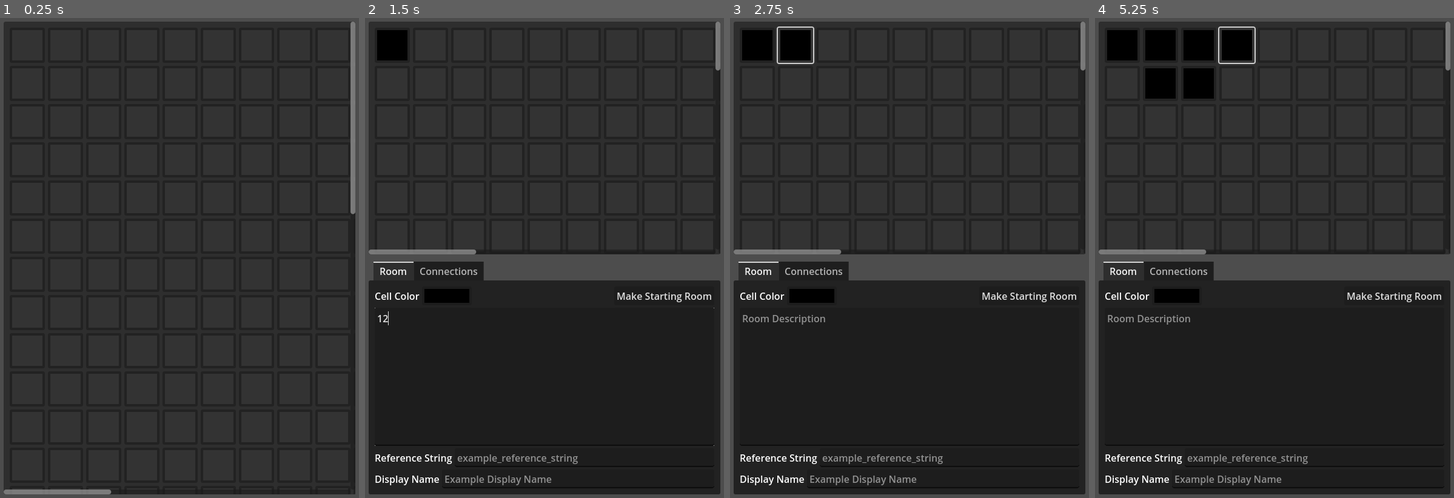
Above: before the commit, frames 1-4 (left to right).
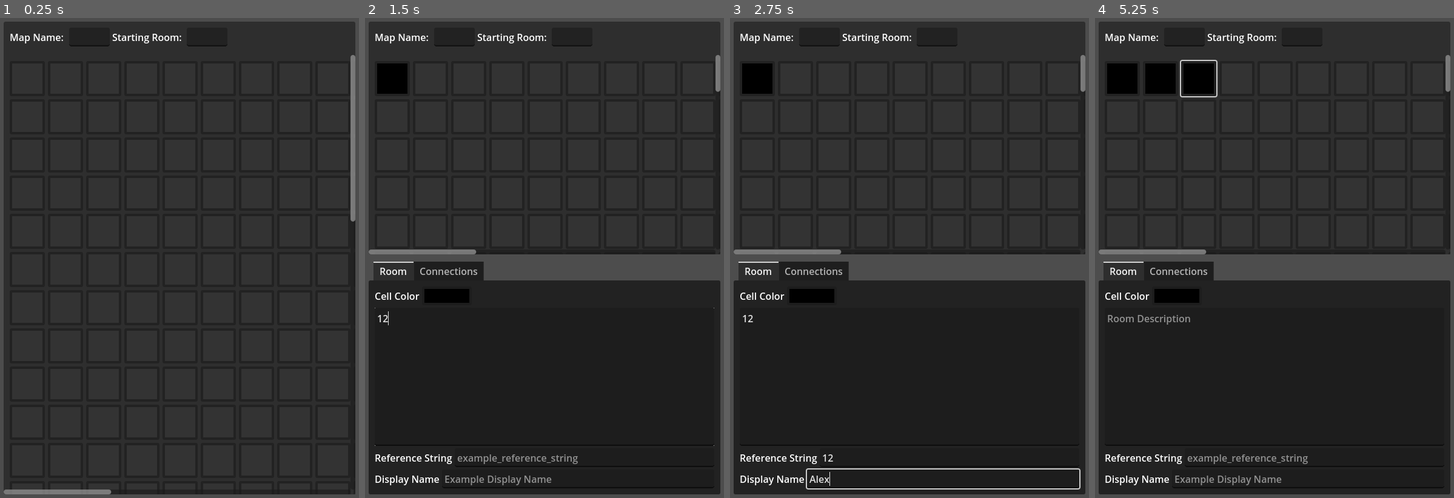
Above: after the commit, the same moments.

Repository: SashaMkrv/godot-4.2.1-text-adventure
Game: Godot game, scene res://NavigationOnly/Scenes/MapEditor.tscn
Two runs of this game, one before a commit and one after it. Both use one fixed random seed, a clock stepped at 60 frames per second and the inputs below. This scene is started directly instead of the project's main scene.
Inputs (mouse positions are in pixels of both pictures, inside the frame that each line leads up to; where the layout moved, square brackets give the same spot in the first picture):
- Up to frame 1 (0.25 s): no input
- Up to frame 2 (1.5 s): click (393, 80) [393, 46] at 0.5 s; click (544, 378) at 1.27 s; type "12" at 1.35 s
- Up to frame 3 (2.75 s): click (948, 459) at 1.5 s; type "12" at 1.58 s; click (941, 478) at 1.73 s; type "Alex" at 1.82 s; click (794, 46) at 2.02 s
- Up to frame 4 (5.25 s): click (1159, 80) at 2.77 s; click (1199, 46) at 3.52 s; click (1199, 80) at 4.27 s; click (1238, 46) at 5.02 s

The runs differ from the first frame. In frame 1, 0.4% of the frame differs, in the area x 2-99%, y 0-43%; in frame 2, 1.7%; in frame 3, 3.3%; in frame 4, 3.6%, in the area x 2-99%, y 0-60%.

Commit message:
add connection editing
with currently unused connection parser

Diff:
--- a/NavigationOnly/Scenes/MapEditor.tscn
+++ b/NavigationOnly/Scenes/MapEditor.tscn
@@ -34,25 +34,61 @@
 layout_mode = 2
 size_flags_vertical = 3
 
-[node name="ScrollContainer" type="ScrollContainer" parent="MarginContainer/VSplitContainer/PanelContainer"]
-layout_mode = 2
+[node name="VBoxContainer" type="VBoxContainer" parent="MarginContainer/VSplitContainer/PanelContainer"]
+layout_mode = 2
+
+[node name="MarginContainer" type="MarginContainer" parent="MarginContainer/VSplitContainer/PanelContainer/VBoxContainer"]
+layout_mode = 2
+theme_override_constants/margin_left = 10
+theme_override_constants/margin_top = 10
+theme_override_constants/margin_right = 10
+theme_override_constants/margin_bottom = 10
+
+[node name="HBoxContainer2" type="HBoxContainer" parent="MarginContainer/VSplitContainer/PanelContainer/VBoxContainer/MarginContainer"]
+layout_mode = 2
+
+[node name="HBoxContainer" type="HBoxContainer" parent="MarginContainer/VSplitContainer/PanelContainer/VBoxContainer/MarginContainer/HBoxContainer2"]
+layout_mode = 2
+
+[node name="Label" type="Label" parent="MarginContainer/VSplitContainer/PanelContainer/VBoxContainer/MarginContainer/HBoxContainer2/HBoxContainer"]
+layout_mode = 2
+text = "Map Name: "
+
+[node name="LineEdit" type="LineEdit" parent="MarginContainer/VSplitContainer/PanelContainer/VBoxContainer/MarginContainer/HBoxContainer2/HBoxContainer"]
+layout_mode = 2
+size_flags_horizontal = 3
+
+[node name="HBoxContainer2" type="HBoxContainer" parent="MarginContainer/VSplitContainer/PanelContainer/VBoxContainer/MarginContainer/HBoxContainer2"]
+layout_mode = 2
+
+[node name="Label" type="Label" parent="MarginContainer/VSplitContainer/PanelContainer/VBoxContainer/MarginContainer/HBoxContainer2/HBoxContainer2"]
+layout_mode = 2
+text = "Starting Room: "
+
+[node name="LineEdit" type="LineEdit" parent="MarginContainer/VSplitContainer/PanelContainer/VBoxContainer/MarginContainer/HBoxContainer2/HBoxContainer2"]
+layout_mode = 2
+size_flags_horizontal = 3
+
+[node name="ScrollContainer" type="ScrollContainer" parent="MarginContainer/VSplitContainer/PanelContainer/VBoxContainer"]
+layout_mode = 2
+size_flags_vertical = 3
 follow_focus = true
 
-[node name="MarginContainer" type="MarginContainer" parent="MarginContainer/VSplitContainer/PanelContainer/ScrollContainer"]
-layout_mode = 2
-size_flags_horizontal = 3
-size_flags_vertical = 3
-theme_override_constants/margin_left = 10
-theme_override_constants/margin_top = 10
-theme_override_constants/margin_right = 10
-theme_override_constants/margin_bottom = 10
-
-[node name="CenterContainer" type="CenterContainer" parent="MarginContainer/VSplitContainer/PanelContainer/ScrollContainer/MarginContainer"]
+[node name="MarginContainer" type="MarginContainer" parent="MarginContainer/VSplitContainer/PanelContainer/VBoxContainer/ScrollContainer"]
+layout_mode = 2
+size_flags_horizontal = 3
+size_flags_vertical = 3
+theme_override_constants/margin_left = 10
+theme_override_constants/margin_top = 10
+theme_override_constants/margin_right = 10
+theme_override_constants/margin_bottom = 10
+
+[node name="CenterContainer" type="CenterContainer" parent="MarginContainer/VSplitContainer/PanelContainer/VBoxContainer/ScrollContainer/MarginContainer"]
 layout_mode = 2
 size_flags_horizontal = 3
 script = ExtResource("1_2j7kv")
 
-[node name="GridContainer" type="GridContainer" parent="MarginContainer/VSplitContainer/PanelContainer/ScrollContainer/MarginContainer/CenterContainer"]
+[node name="GridContainer" type="GridContainer" parent="MarginContainer/VSplitContainer/PanelContainer/VBoxContainer/ScrollContainer/MarginContainer/CenterContainer"]
 layout_mode = 2
 theme_override_constants/h_separation = 5
 theme_override_constants/v_separation = 5
@@ -101,11 +137,6 @@
 color = Color(0.2, 0.2, 0.2, 1)
 edit_alpha = false
 
-[node name="Button" type="Button" parent="MarginContainer/VSplitContainer/ItemEditor/Room/MarginContainer/VBoxContainer/HBoxContainer4"]
-layout_mode = 2
-size_flags_horizontal = 10
-text = "Make Starting Room"
-
 [node name="DescriptionInput" type="TextEdit" parent="MarginContainer/VSplitContainer/ItemEditor/Room/MarginContainer/VBoxContainer"]
 unique_name_in_owner = true
 layout_mode = 2
@@ -155,7 +186,8 @@
 theme_override_constants/margin_right = 10
 theme_override_constants/margin_bottom = 10
 
-[node name="CodeEdit" type="CodeEdit" parent="MarginContainer/VSplitContainer/ItemEditor/Connections/MarginContainer"]
+[node name="ConnectionsInput" type="CodeEdit" parent="MarginContainer/VSplitContainer/ItemEditor/Connections/MarginContainer"]
+unique_name_in_owner = true
 layout_mode = 2
 placeholder_text = "EAST: example_room_reference_string
 SOUTH: example_room_reference_string
@@ -164,9 +196,10 @@
 [node name="Timer" type="Timer" parent="MarginContainer/VSplitContainer/ItemEditor"]
 wait_time = 5.0
 
-[connection signal="item_selected" from="MarginContainer/VSplitContainer/PanelContainer/ScrollContainer/MarginContainer/CenterContainer" to="." method="_on_center_container_item_selected"]
+[connection signal="item_selected" from="MarginContainer/VSplitContainer/PanelContainer/VBoxContainer/ScrollContainer/MarginContainer/CenterContainer" to="." method="_on_center_container_item_selected"]
 [connection signal="color_changed" from="MarginContainer/VSplitContainer/ItemEditor/Room/MarginContainer/VBoxContainer/HBoxContainer4/HBoxContainer/MapCellColorInput" to="MarginContainer/VSplitContainer/ItemEditor" method="_on_map_cell_color_input_color_changed"]
 [connection signal="text_changed" from="MarginContainer/VSplitContainer/ItemEditor/Room/MarginContainer/VBoxContainer/DescriptionInput" to="MarginContainer/VSplitContainer/ItemEditor" method="_on_description_input_text_changed"]
 [connection signal="text_changed" from="MarginContainer/VSplitContainer/ItemEditor/Room/MarginContainer/VBoxContainer/HBoxContainer2/ReferenceStringInput" to="MarginContainer/VSplitContainer/ItemEditor" method="_on_reference_string_input_text_changed"]
 [connection signal="text_changed" from="MarginContainer/VSplitContainer/ItemEditor/Room/MarginContainer/VBoxContainer/HBoxContainer3/DisplayNameInput" to="MarginContainer/VSplitContainer/ItemEditor" method="_on_display_name_input_text_changed"]
+[connection signal="text_changed" from="MarginContainer/VSplitContainer/ItemEditor/Connections/MarginContainer/ConnectionsInput" to="MarginContainer/VSplitContainer/ItemEditor" method="_on_connections_input_text_changed"]
 [connection signal="timeout" from="MarginContainer/VSplitContainer/ItemEditor/Timer" to="MarginContainer/VSplitContainer/ItemEditor" method="_on_timer_timeout"]
--- a/NavigationOnly/Scripts/ItemEditor.gd
+++ b/NavigationOnly/Scripts/ItemEditor.gd
@@ -6,7 +6,7 @@
 	set(value):
 		if item == value:
 			return
-		descriptionSave()
+		saveBigFields()
 		item = value
 		newItemWasSet()
 
@@ -18,12 +18,18 @@
 var uniqueNameInput: LineEdit = %ReferenceStringInput
 @onready
 var displayNameInput: LineEdit = %DisplayNameInput
+@onready
+var connectionsInput: TextEdit = %ConnectionsInput
 
 @onready
 var largeSaveTimer: Timer = $Timer
 
 
+# move out to an array of things waiting to save?
 var _descriptionWaitingForSave: bool = false
+var _connectionsWaitingForSave: bool = false
+
+var connectionTransformer:= ScriptParser.ColonSeparatedConnectionTransformer()
 
 # Called when the node enters the scene tree for the first time.
 func _ready() -> void:
@@ -44,6 +50,7 @@
 		descriptionInput.text = item.description
 		uniqueNameInput.text = item.uniqueName
 		displayNameInput.text = item.displayName
+		connectionsInput.text = item.connectionsScript
 
 
 func descriptionHasChanged() -> void:
@@ -63,9 +70,28 @@
 	return descriptionInput.text
 
 
+func connectionsHasChanged() -> void:
+	_connectionsWaitingForSave = true
+	if largeSaveTimer.is_stopped():
+		largeSaveTimer.start()
+
+func forceConnectionsSave() -> void:
+	updateConnections(getConnectionsText())
+
+func connectionsSave() -> void:
+	if _connectionsWaitingForSave:
+		updateConnections(getConnectionsText())
+		_connectionsWaitingForSave = false
+
+func getConnectionsText() -> String:
+	return connectionsInput.text
+
 
 func updateDescription(newValue: String) -> void:
 	item.description = newValue
+
+func updateConnections(newValue: String) -> void:
+	item.connectionsScript = newValue
 
 func updateUniqueName(newValue: String) -> void:
 	# worth it to check if there's a duplicate and stop the change?
@@ -76,6 +102,11 @@
 
 func updateMapCellColor(newValue: Color) -> void:
 	item.flavorColor = newValue
+
+
+func saveBigFields() -> void:
+	descriptionSave()
+	connectionsSave()
 
 
 func _on_map_cell_color_input_color_changed(color: Color) -> void:
@@ -95,5 +126,9 @@
 	updateDisplayName(new_text)
 
 
+func _on_connections_input_text_changed() -> void:
+	connectionsHasChanged()
+
+
 func _on_timer_timeout() -> void:
-	descriptionSave()
+	saveBigFields()
--- /dev/null
+++ b/NavigationOnly/Scripts/Parsers/ConnectionParser.gd
@@ -0,0 +1,45 @@
+extends RefCounted
+class_name ScriptParser
+
+var stringTransform: Callable
+
+static func _defaultTransform(string: String) -> Dictionary:
+	return {"EXIT": string}
+
+
+func _init(transform: Callable = _defaultTransform):
+	stringTransform = transform
+
+
+static func _colonStringConnectionTransform(string: String) -> Dictionary:
+	# split on newline, ignore if empty
+	var connections := {}
+	var lines = string.split("\n", false)
+	for line in lines:
+		line.strip_edges()
+		#remove comments
+		var uncommented = line.get_slicec("#".unicode_at(0), 0)
+		if uncommented.is_empty():
+			continue
+
+		var connectionTermsCount = uncommented.get_slice_count(":")
+		if connectionTermsCount < 2:
+			printerr("missing connection info in: " + uncommented)
+			continue
+		if connectionTermsCount > 2:
+			printerr("too many colons for connection: " + uncommented)
+			continue
+
+		var terms = uncommented.split(":")
+		var direction = terms[0].strip_edges().to_upper()
+		var destination = terms[1].strip_edges()
+
+		if connections.has(direction):
+			printerr("duplicate direction in connections: " + direction)
+			continue
+
+		connections[direction] = destination
+	return connections
+
+static func ColonSeparatedConnectionTransformer() -> ScriptParser:
+	return ScriptParser.new(_colonStringConnectionTransform)
--- a/NavigationOnly/Scripts/Resources/Item.gd
+++ b/NavigationOnly/Scripts/Resources/Item.gd
@@ -22,6 +22,13 @@
 			return
 		flavorColor = value
 		color_changed.emit(flavorColor)
+## OH NO. I still have to keep the original script text...
+## HACK TODO HELP remove the dictionary from the editor items
+## Only have this in the actual game items
+## like, build time transformation
+## otherwise just keep the script.
+@export_multiline
+var connectionsScript: String
 
 static func EmptyItem() -> Item:
 	return Item.new()
